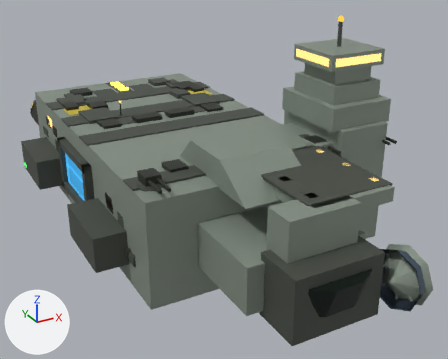
Two versions of the glTF model ref/glb/capital-m.glb, one commit apart.
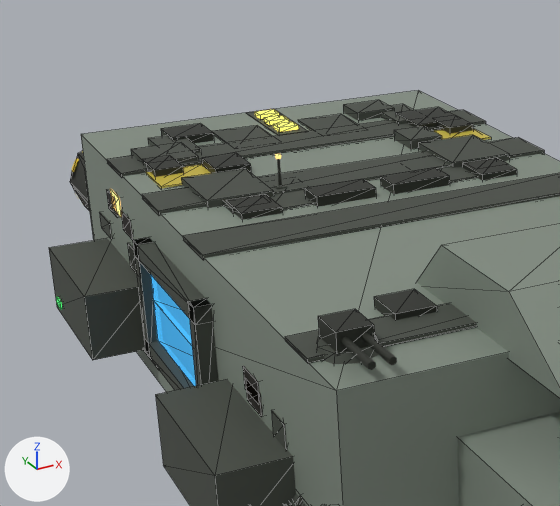
There are two pictures of each version: one whole from a camera (50 mm lens) standing at (-4.62, -10.09, 6.01) and looking at (0.59, -0.63, 1.28), one close up on the part from 0% to 54% of the width and 10% to 70% of the height. Lighting does not change. The marker at lower left points along +X, +Y and +Z. The last two pictures show the newer version. The close-ups show mesh edges as thin lines. Where no turn or scale is listed for an object, it has been applied to the vertices. Vertices at exactly the same position are counted once.

The first close-up shows 'accentStripe', 'canopyFairing', 'capitalShipAftGreeble3L', 'capitalShipAftGreeble3R', 'capitalShiphullMainGreebleSide5L', 'capitalShiphullMainGreebleSide9L', 'capitalShiphullMainGreebleTop7L', 'capitalShiphullMainGreebleTop7R', 'capitalShiphullMainGreebleTop8L', 'capitalShiphullMainGreebleTop8R', 'capitalShiphullMainHullWindow0L', 'capitalShiphullMainHullWindow1L', 'capitalShiphullMainHullWindow2L', 'capitalShiphullMainHullWindow3L', 'capitalShiphullMainHullWindow4L', 'dockCollarPort0', 'hullMain', 'hullNose', 'hullPanelLine0', 'hullPanelLine1', 'hullPanelLine2', 'sidePod0L', 'sidePod1L' and 39 more.
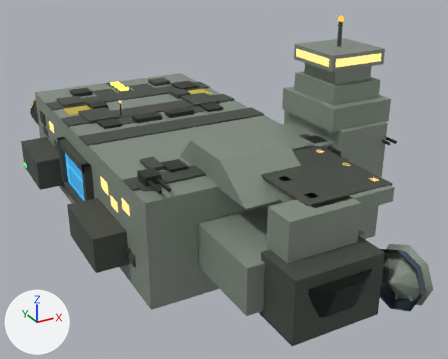
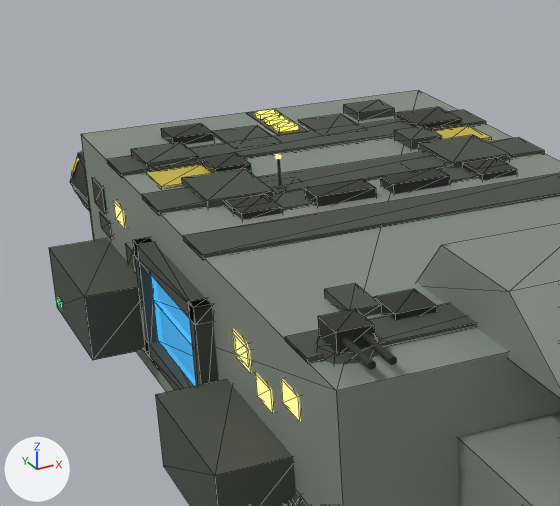
What the commit changed:
me_mesh_205 has 8 vertices, 12 faces and spans x -0.02..0.02, y -0.153..0.153, z -0.09..0.09.
me_mesh_205 no longer uses material mat_cabindark (black #14100a).
me_mesh_205 gains material mat_cabinlight (brown #3a2f18, glowing orange #f2c877).
me_mesh_207 has 8 vertices, 12 faces and spans x -0.02..0.02, y -0.153..0.153, z -0.09..0.09.
me_mesh_207 no longer uses material mat_cabindark (black #14100a).
me_mesh_207 gains material mat_cabinlight (brown #3a2f18, glowing orange #f2c877).
me_mesh_211 has 8 vertices, 12 faces and spans x -0.02..0.02, y -0.153..0.153, z -0.09..0.09.
me_mesh_211 no longer uses material mat_cabindark (black #14100a).
me_mesh_211 gains material mat_cabinlight (brown #3a2f18, glowing orange #f2c877).
me_mesh_213 has 8 vertices, 12 faces and spans x -0.02..0.02, y -0.153..0.153, z -0.09..0.09.
me_mesh_213 no longer uses material mat_cabindark (black #14100a).
me_mesh_213 gains material mat_cabinlight (brown #3a2f18, glowing orange #f2c877).
me_mesh_237 is used by ob_capitalshiphullmaingreebleside9l; location (-1.762, 2.164, 1.467).
me_mesh_237 had 8 vertices, 12 faces and spanned x -0.054..0.054, y -0.147..0.147, z -0.11..0.11.
me_mesh_237 now has 8 vertices, 12 faces and spans x -0.067..0.067, y -0.191..0.191, z -0.122..0.122.
me_mesh_237 part 1: the whole mesh is scaled about its middle by (1.25, 1.3, 1.11).
Mesh me_mesh_237_1 is new.
It is a box spanning x -0.117..0.117, y -0.226..0.226, z -0.049..0.049.
It uses material mat_hullpanel (dark grey #4f544c).
Object 'capitalShiphullMainHullWindow0L' (ob_capitalshiphullmainhullwindow0l) moves from (-1.79, -1.002, 1.549) to (-1.79, 2.548, 1.775).
Object 'capitalShiphullMainHullWindow1L' (ob_capitalshiphullmainhullwindow1l) moves from (-1.79, 2.297, 1.75) to (-1.79, -1.839, 1.792).
Object 'capitalShiphullMainHullWindow2L' (ob_capitalshiphullmainhullwindow2l) moves from (-1.79, 2.631, 1.863) to (-1.79, -0.857, 1.739).
Object 'capitalShiphullMainHullWindow3L' (ob_capitalshiphullmainhullwindow3l) moves from (-1.79, 2.785, 1.811) to (-1.79, -1.285, 1.607).
Object 'capitalShiphullMainHullWindow4L' (ob_capitalshiphullmainhullwindow4l) moves from (-1.79, -1.033, 1.469) to (-1.79, -0.822, 1.773).
Object 'capitalShiphullMainGreebleSide5L' (ob_capitalshiphullmaingreebleside5l) moves from (-1.776, -1.551, 1.432) to (-1.776, 2.302, 1.432).
Object 'capitalShiphullMainGreebleTop7L' (ob_capitalshiphullmaingreebletop7l) is deleted.
Object 'capitalShiphullMainGreebleTop7R' (ob_capitalshiphullmaingreebletop7r) is deleted.
Object 'capitalShiphullMainGreebleTop8L' (ob_capitalshiphullmaingreebletop8l) is deleted.
Object 'capitalShiphullMainGreebleTop8R' (ob_capitalshiphullmaingreebletop8r) is deleted.
Object 'capitalShiphullMainGreebleSide9L' (ob_capitalshiphullmaingreebleside9l) moves from (-1.762, 2.164, 1.467) to (-1.753, 3.266, 1.753).
Object 'capitalShiphullMainGreebleTop10L' (ob_capitalshiphullmaingreebletop10l) is new; it shows me_mesh_237_1.
Its location is (-1.185, -1.466, 2.227).

Location of each change, (x1, y1, x2, y2) in pixels of the close-ups (560 x 506 px):
'capitalShiphullMainGreebleTop10L', added: after (324, 283, 381, 317)
'capitalShiphullMainHullWindow1L', recoloured, moved: before (121, 211, 133, 240); after (281, 379, 301, 421)
'capitalShiphullMainGreebleTop7L', deleted: before (142, 155, 183, 177)
'capitalShiphullMainHullWindow3L', recoloured, moved: before (107, 190, 118, 218); after (255, 373, 273, 413)
'capitalShiphullMainGreebleSide5L', moved: before (271, 410, 287, 450); after (125, 243, 136, 272)
'capitalShiphullMainGreebleTop7R', deleted: before (432, 115, 473, 134)
'capitalShiphullMainHullWindow0L', recoloured, moved: before (243, 366, 259, 404); after (114, 200, 125, 229)
'capitalShiphullMainGreebleSide9L', moved, rescaled: before (128, 243, 136, 272); after (92, 178, 107, 213)
'capitalShiphullMainHullWindow4L', recoloured, moved: before (246, 381, 263, 417); after (232, 329, 248, 356)
'capitalShiphullMainHullWindow2L', moved: before (110, 189, 122, 217); after (234, 335, 251, 373)
'capitalShiphullMainGreebleTop8L', deleted: before (148, 136, 201, 153)
'capitalShiphullMainGreebleTop8R', deleted: before (381, 104, 413, 125)
